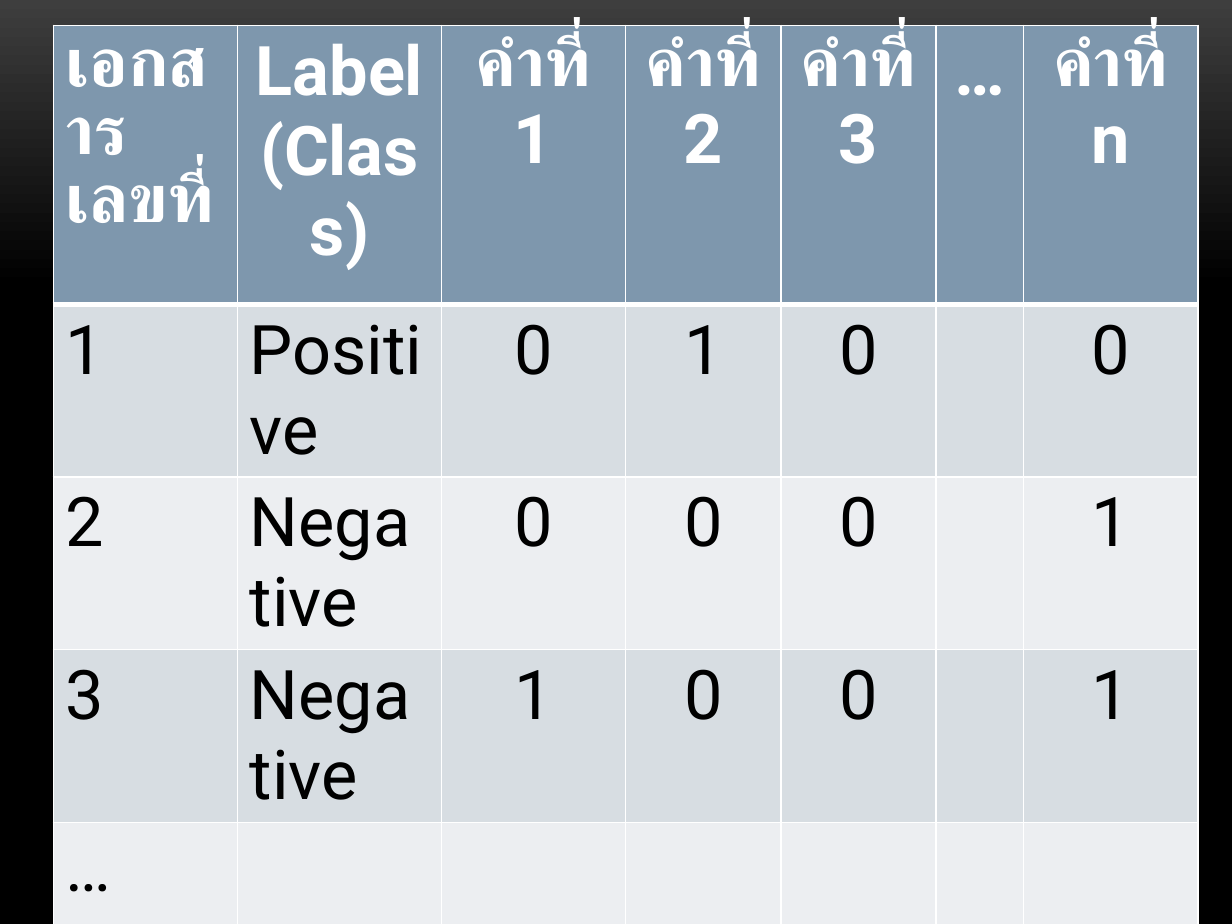
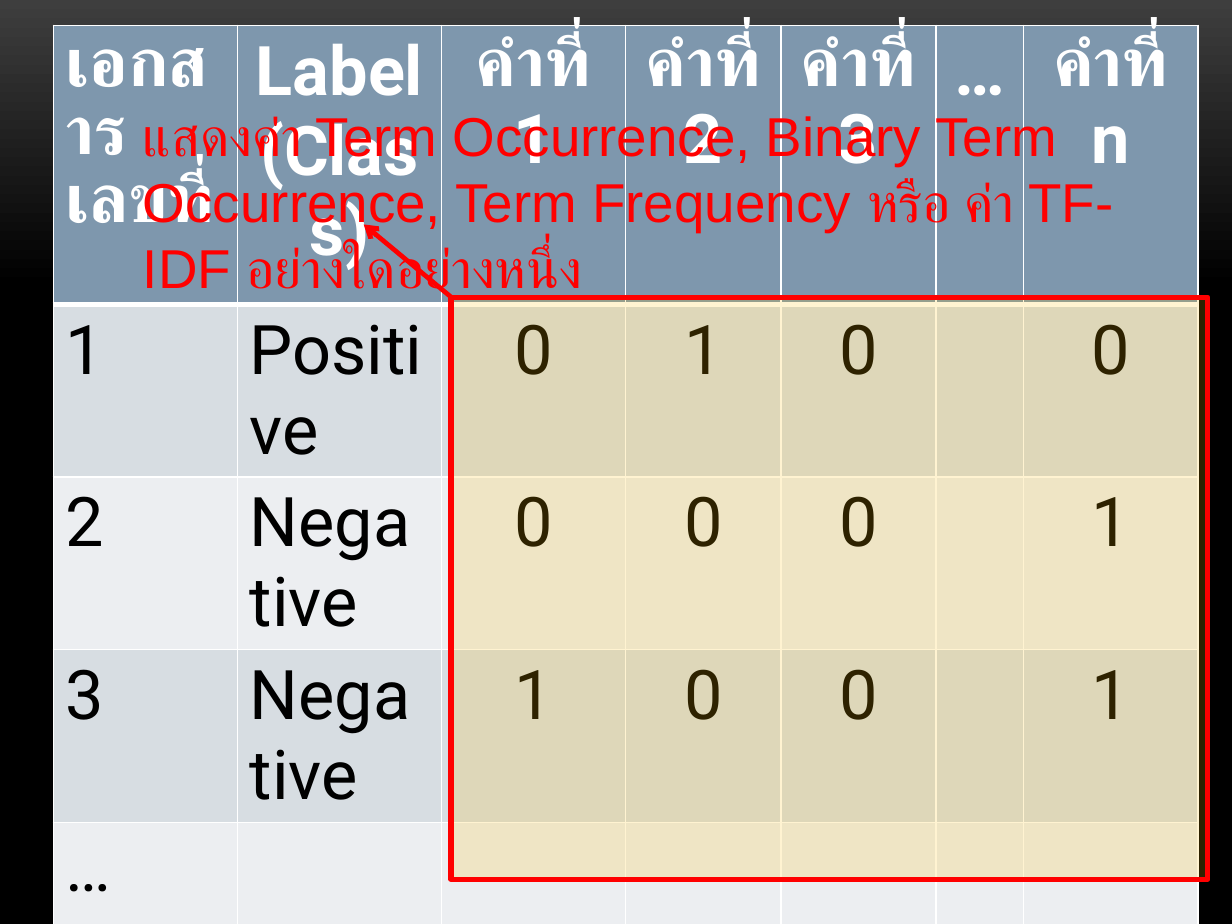
Before and after one commit to bkasinee/CLSM, a slide deck: slide 66 of MY_SM_CLASSIFY.pptx (slide 60 before the commit). Drawn at 1232x924 pixels with LibreOffice and Linux fonts; fonts in the diff are those of the drawing; background and template pictures are left out. Boxes give left, top, right and bottom in pixels: in the first picture for what was removed or moved away, otherwise in the second. Text is boxed around its words. In the diff, an @@ line names an element or a change of style, - is before the commit and + after.

```diff
--- a/MY_SM_CLASSIFY.pptx
+++ b/MY_SM_CLASSIFY.pptx
@@ text added at [143,113,1113,303], 32 pt, text #FF0000 @@
+แสดงค่า Term Occurrence, Binary Term Occurrence, Term Frequency หรือ ค่า TF-IDF อย่างใดอย่างหนึ่ง
@@ arrow added from (451, 297) to (363, 224), #FF0000 2.75 pt @@
@@ rectangle added at [451,297,1207,878], fill #FFC000 at 18% opacity, outline #FF0000 3 pt @@
```
Also in this commit, not shown: 14 slides added, 7 slides removed, 2 other files.
